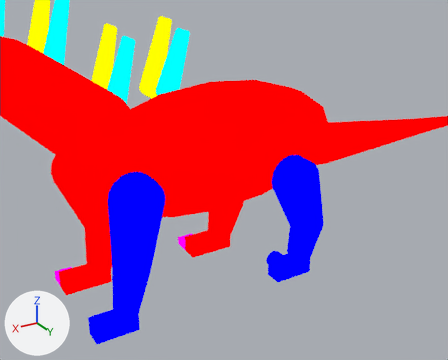
What one commit did to the Blender file assets-source/blender/motion/amargasaurus-walk.blend.
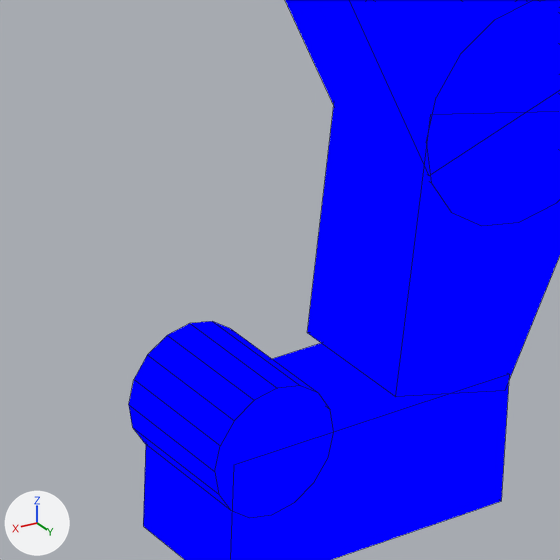
Old and new are each drawn from a camera (50 mm lens) standing at (83.5, 54.4, 39.2) and looking at (49.3, -2.7, 10.6) and again close up on the part from 56% to 71% of the width and 59% to 77% of the height. Every picture has the same lights, and +X, +Y and +Z are marked at lower left. The first two pictures are the older version. Both versions are drawn at full value of the shape key 'walk_04' of 'DinoTycoon_Motion_amargasaurus_walk_far_back_tip'; the numbers are the values there. The close-ups show mesh edges as thin lines.

The first close-up shows 'DinoTycoon_Motion_amargasaurus_walk_far_back_0', 'DinoTycoon_Motion_amargasaurus_walk_far_back_1', 'DinoTycoon_Motion_amargasaurus_walk_far_back_foot', 'DinoTycoon_Motion_amargasaurus_walk_far_back_joint_1', 'DinoTycoon_Motion_amargasaurus_walk_far_back_tip'.
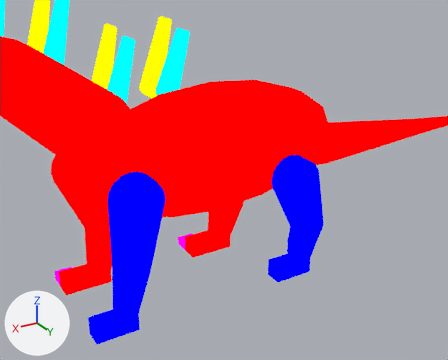
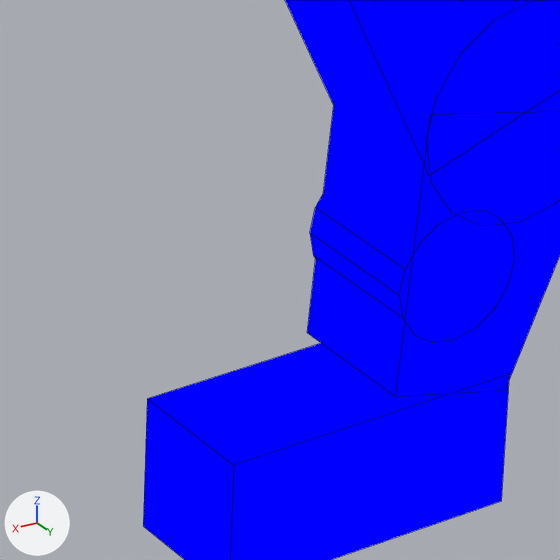
The edits, one by one:
me_dinotycoon_motion_amargasaurus_walk_sample_far_back_tip is used by ob_dinotycoon_motion_amargasaurus_walk_far_back_tip; location (0.0, 0.0, 0.0).
me_dinotycoon_motion_amargasaurus_walk_sample_far_back_tip had 32 vertices, 18 faces and spanned x 44.98..46.92, y 3.0..5.0, z 1.03..2.97.
me_dinotycoon_motion_amargasaurus_walk_sample_far_back_tip now has 32 vertices, 18 faces and spans x 42.06..43.99, y 3.0..5.0, z 2.83..4.77.
me_dinotycoon_motion_amargasaurus_walk_sample_far_back_tip part 1: the whole mesh is moved by (-2.92, 0.0, 1.8).

Pixel boxes [x1, y1, x2, y2] of what changed, in the close-ups (560 x 560 px):
'DinoTycoon_Motion_amargasaurus_walk_far_back_tip', moved
    before: [129, 321, 334, 517]
    after: [310, 193, 515, 342]
